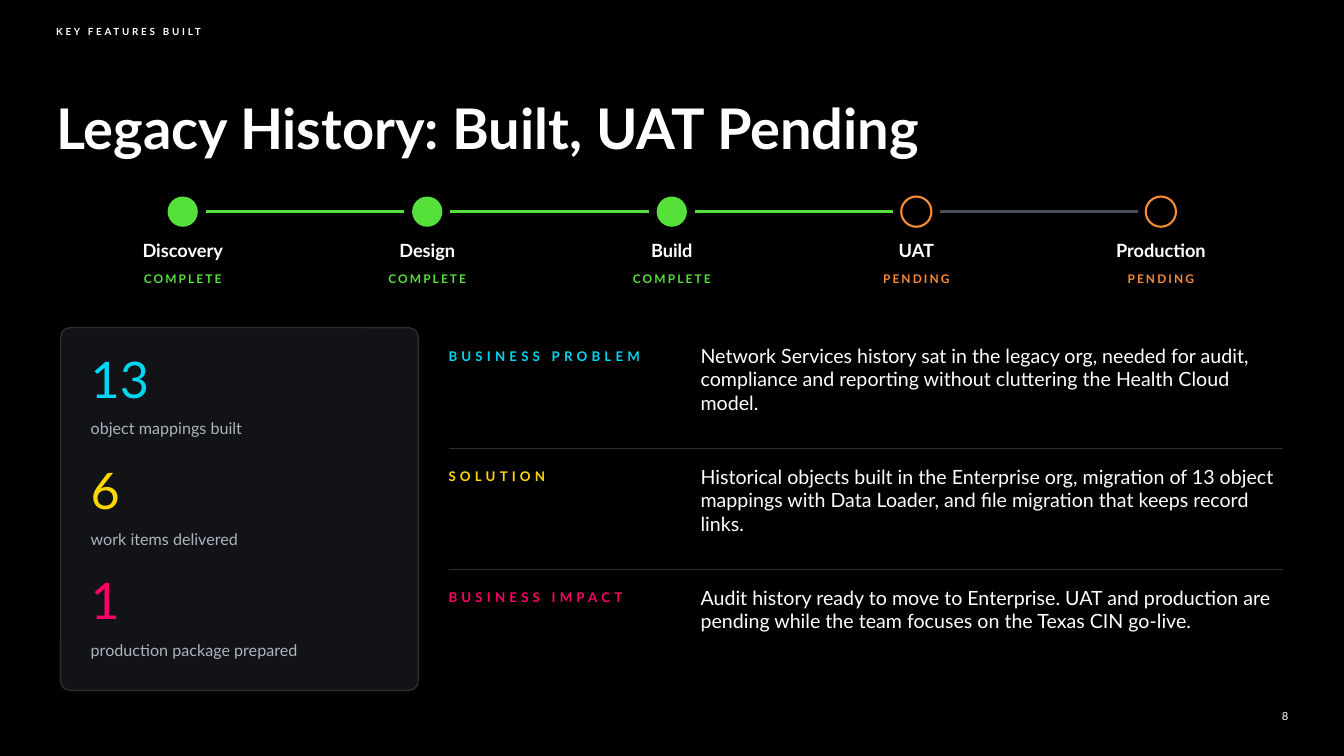
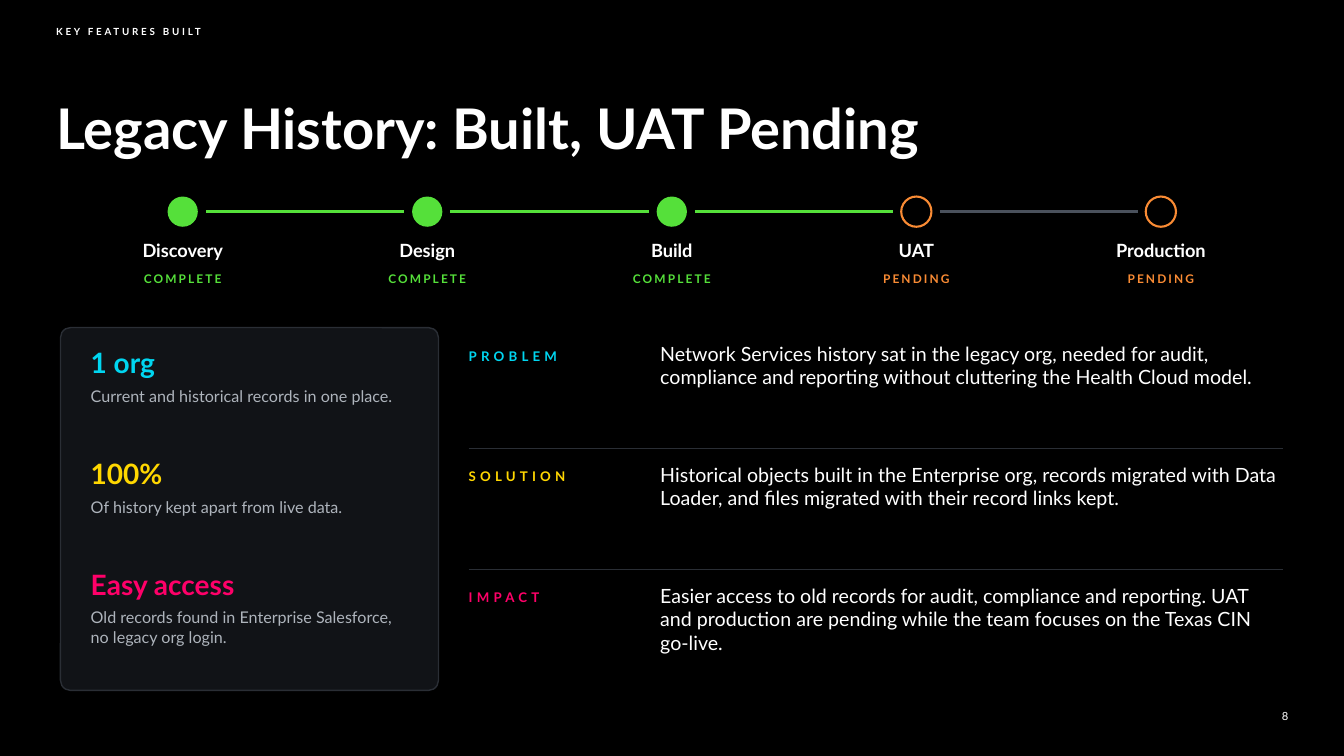
Before and after one commit to chintasurya/AscensionQBR, a slide deck: slide 8 of Ascension_QBR_FY27_PI-1.pptx. Drawn at 1344x756 pixels with LibreOffice and Linux fonts; fonts in the diff are those of the drawing; background and template pictures are left out. Boxes give left, top, right and bottom in pixels: in the first picture for what was removed or moved away, otherwise in the second. Text is boxed around its words. In the diff, an @@ line names an element or a change of style, - is before the commit and + after.

```diff
--- a/Ascension_QBR_FY27_PI-1.pptx
+++ b/Ascension_QBR_FY27_PI-1.pptx
@@ rounded rectangle: place and size @@
-rounded rectangle at bbox=[60, 328, 418, 691]
+rounded rectangle at bbox=[60, 328, 439, 691]
@@ text at bbox=[91, 352, 155, 378]: text changed; size 36 to 20 pt; bold on @@
-13
+1 org
@@ text at bbox=[469, 351, 557, 361]: text changed @@
-BUSINESS PROBLEM
+PROBLEM
@@ text "Network Services history sat in ..." rewrapped from bbox=[701, 348, 1249, 410] to bbox=[660, 346, 1252, 388] @@
@@ text at bbox=[91, 390, 393, 405]: text changed @@
-object mappings built
+Current and historical records in one place.
@@ line moved from (449, 449) - (1284, 449) to (469, 449) - (1284, 449) @@
@@ text at bbox=[91, 463, 163, 485]: text changed; size 36 to 20 pt; bold on @@
-6
+100%
@@ text "SOLUTION": place and size @@
-text "SOLUTION" at bbox=[449, 471, 546, 481]
+text "SOLUTION" at bbox=[469, 471, 566, 481]
@@ text at bbox=[660, 467, 1276, 509]: text changed @@
-Historical objects built in the Enterprise org, migration of 13 object mappings with Data Loader, and file migration that keeps record links.
+Historical objects built in the Enterprise org, records migrated with Data Loader, and files migrated with their record links kept.
@@ text at bbox=[91, 501, 343, 516]: text changed @@
-work items delivered
+Of history kept apart from live data.
@@ text at bbox=[91, 574, 234, 600]: text changed; size 36 to 20 pt; bold on @@
-1
+Easy access
@@ line moved from (449, 570) - (1284, 570) to (469, 570) - (1284, 570) @@
@@ text at bbox=[469, 592, 540, 602]: text changed @@
-BUSINESS IMPACT
+IMPACT
@@ text at bbox=[660, 588, 1251, 654]: text changed @@
-Audit history ready to move to Enterprise. UAT and production are pending while the team focuses on the Texas CIN go-live.
+Easier access to old records for audit, compliance and reporting. UAT and production are pending while the team focuses on the Texas CIN go-live.
@@ text at bbox=[91, 611, 392, 646]: text changed @@
-production package prepared
+Old records found in Enterprise Salesforce, no legacy org login.
```
Also in this commit, not shown: 3 other slides changed, 2 other files.
